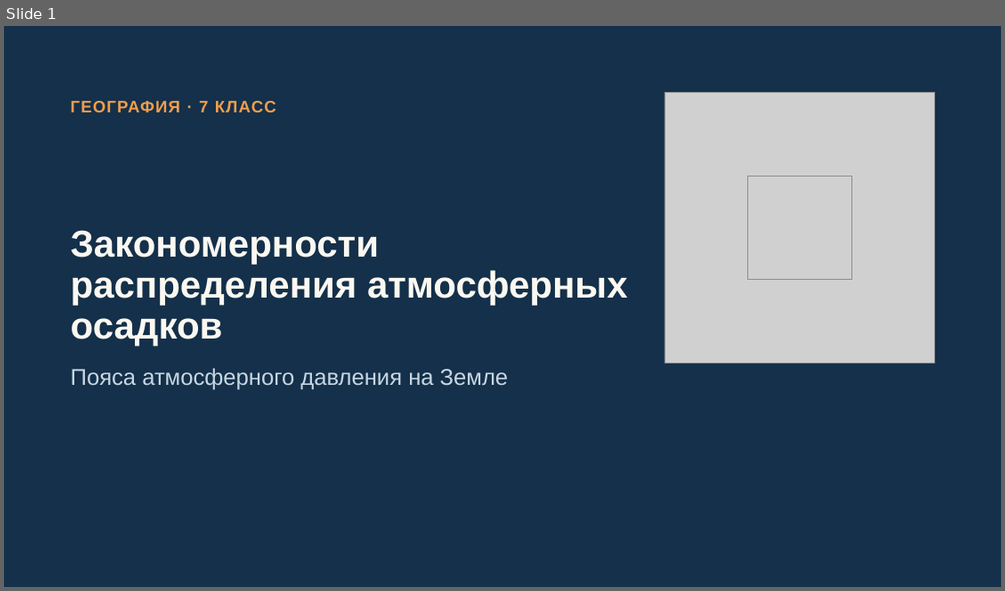
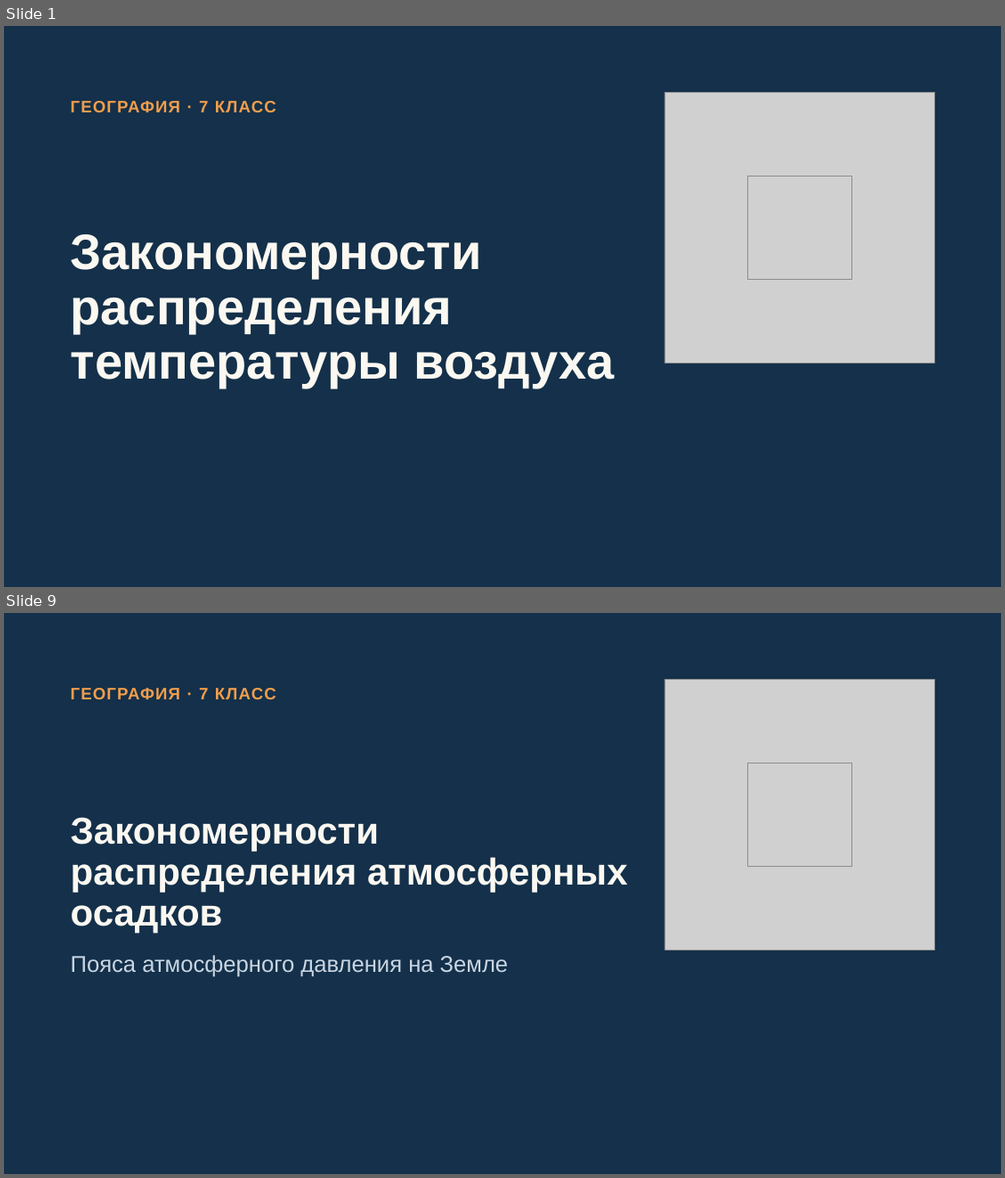
Before and after one commit to nmchv/web_wiki, a slide deck: files/slides/7/mv715b7i4z6-temperatura-osadki-davlenie.pptx. Shown one above the other, each under a label of ours: slide 1 before the commit, slides 1 and 9 after it; the slides between them are not shown. The pictures are 1005x591 and 1005x1178 pixels, drawn with LibreOffice and Linux fonts; fonts in the diff are those of the drawing; grey boxes stand for pictures. Boxes give left, top, right and bottom in pixels: in the first picture for what was removed or moved away, otherwise in the second. Text is boxed around its words. In the diff, an @@ line names an element or a change of style, - is before the commit and + after.

```diff
--- a/files/slides/7/mv715b7i4z6-temperatura-osadki-davlenie.pptx
+++ b/files/slides/7/mv715b7i4z6-temperatura-osadki-davlenie.pptx
@@ slide 1 added at (4,26,1001,587), background #14304A @@
@@ text added at (71,101,276,112), 16 pt, text #F29E4C, bold @@
+ГЕОГРАФИЯ · 7 КЛАСС
@@ picture added at (664,93,934,362) @@
@@ picture added at (747,176,851,280) @@
@@ title added at (71,234,615,387), 48 pt, text #FBF8F1, bold @@
+Закономерности распределения температуры воздуха
@@ what was slide 1 is now slide 9 @@
```
Also in this commit, not shown: 1 slide changed, 7 other slides added.
